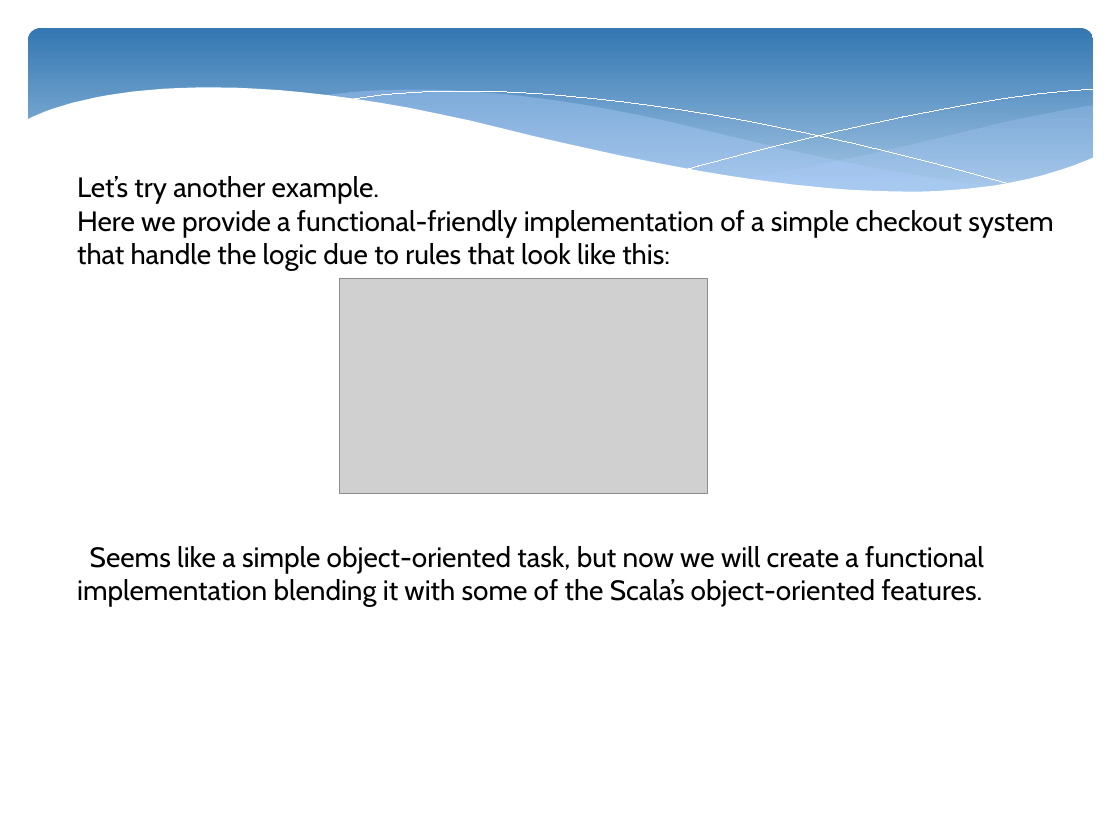
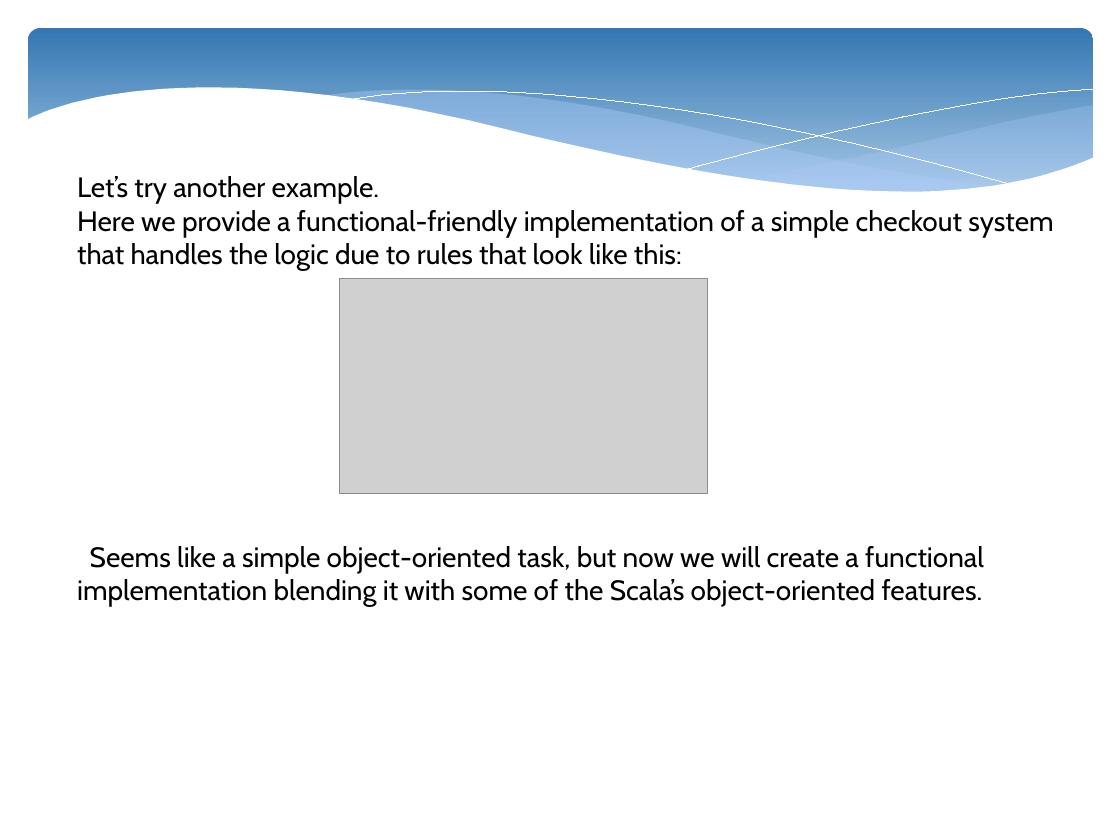
Before and after one commit to nestorsokil/scala-sandbox, a slide deck: slide 19 of FP.pptx (slide 17 before the commit). Drawn at 1120x840 pixels with LibreOffice and Linux fonts; fonts in the diff are those of the drawing; grey boxes stand for pictures. Boxes give left, top, right and bottom in pixels: in the first picture for what was removed or moved away, otherwise in the second. Text is boxed around its words. In the diff, an @@ line names an element or a change of style, - is before the commit and + after.

```diff
--- a/FP.pptx
+++ b/FP.pptx
@@ text at (77,243,682,271): text changed @@
-that handle the logic due to rules that look like this:
+that handles the logic due to rules that look like this:
```
Also in this commit, not shown: 6 other slides changed, 6 slides added, 3 slides removed.
